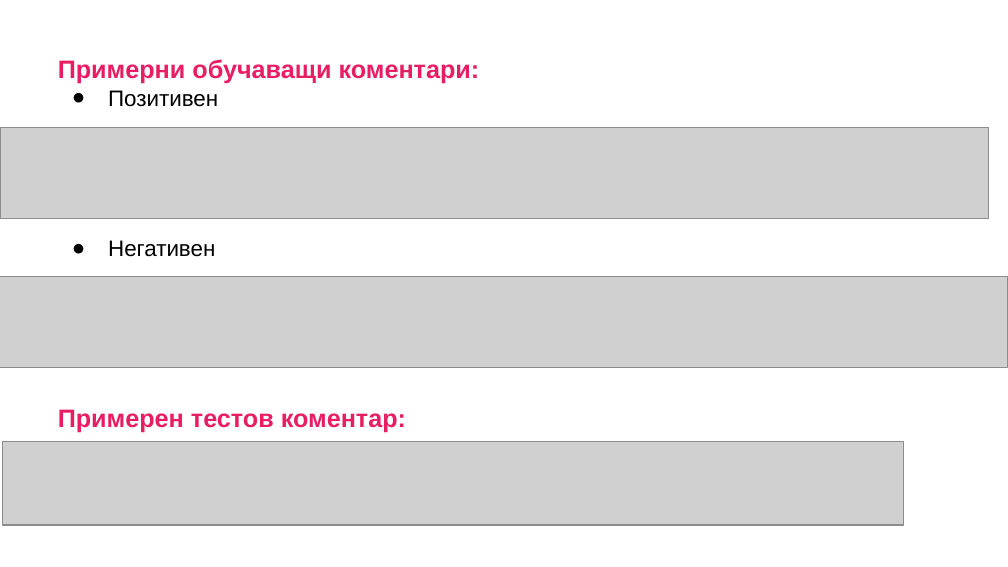
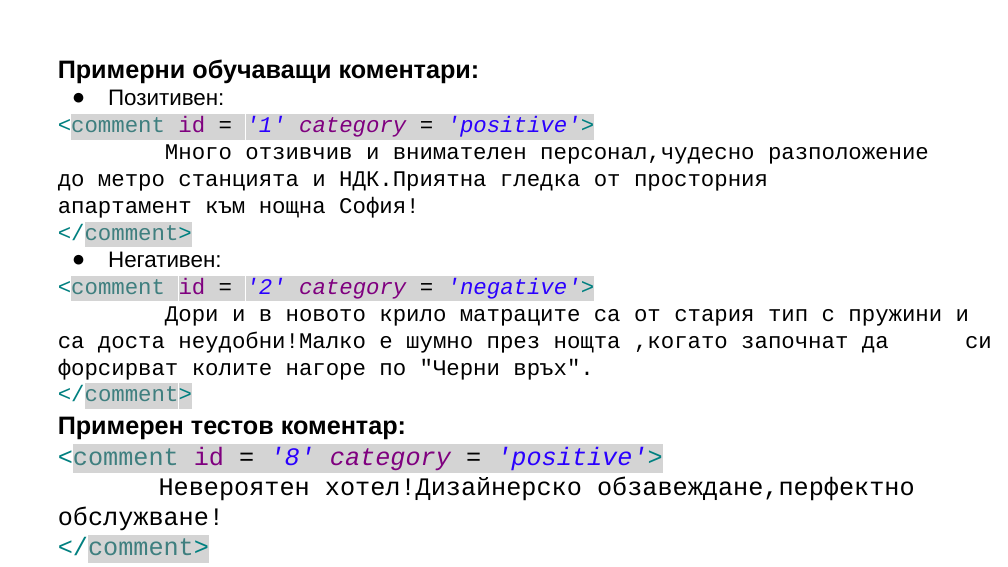
Before and after one commit to skeleta/BGMamaProject, a slide deck: slide 6 of documentation/БГ мама наръчник - НЛП.pptx. Drawn at 1008x567 pixels with LibreOffice and Linux fonts; fonts in the diff are those of the drawing; grey boxes stand for pictures. Boxes give left, top, right and bottom in pixels: in the first picture for what was removed or moved away, otherwise in the second. Text is boxed around its words. In the diff, an @@ line names an element or a change of style, - is before the commit and + after.

```diff
--- a/documentation/БГ мама наръчник - НЛП.pptx
+++ b/documentation/БГ мама наръчник - НЛП.pptx
@@ text at [58, 59, 480, 84]: text colour #E91D63 to #000000 in "Примерни обучаващи коментари:" @@
@@ text at [58, 89, 929, 247]: text changed; font Arial to Courier New @@
-● Позитивен
+● Позитивен:
+<comment id = '1' category = 'positive'>
+Много отзивчив и внимателен персонал,чудесно разположение до метро станцията и НДК.Приятна гледка от просторния апартамент към нощна София!
+</comment>
@@ picture removed at [1, 127, 989, 219] @@
@@ text at [58, 251, 992, 408]: text changed; font Arial to Courier New @@
-● Негативен
+● Негативен:
+<comment id = '2' category = 'negative'>
+Дори и в новото крило матраците са от стария тип с пружини и са доста неудобни!Малко е шумно през нощта ,когато започнат да си форсирват колите нагоре по "Черни връх".
+</comment>
@@ picture removed at [0, 276, 1008, 368] @@
@@ text "Примерен тестов коментар:": place and size @@
-text "Примерен тестов коментар:" at [58, 409, 406, 433]
+text "Примерен тестов коментар:" at [58, 416, 915, 564]
@@ text at [58, 416, 406, 440]: text colour #E91D63 to #000000 in "Примерен тестов коментар:" @@
@@ picture removed at [2, 442, 903, 525] @@
@@ text at [58, 446, 915, 564]: paragraphs added @@
+<comment id = '8' category = 'positive'>
+    Невероятен хотел!Дизайнерско обзавеждане,перфектно обслужване!
+</comment>
```
Also in this commit, not shown: 7 other slides changed.
